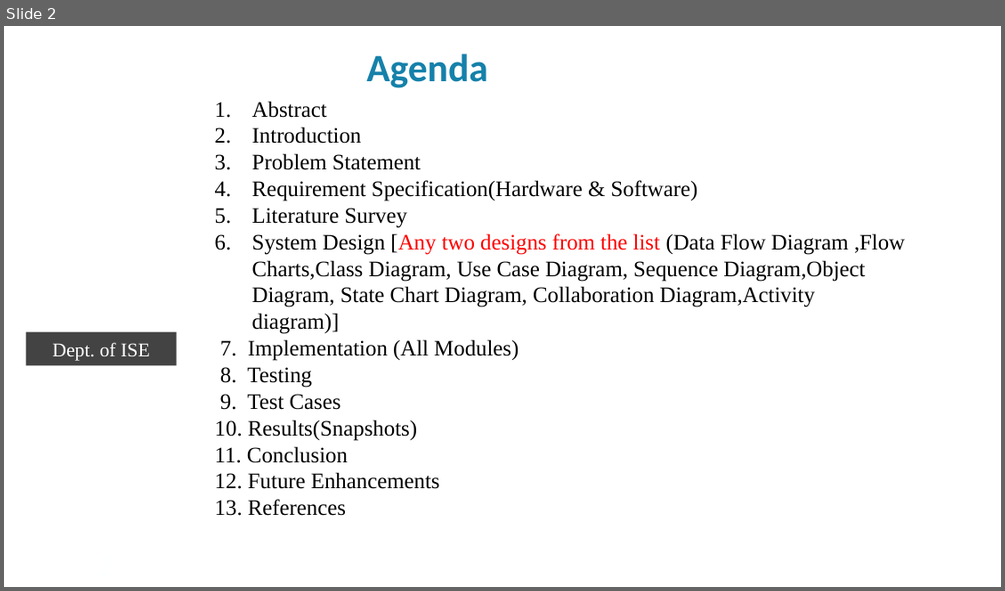
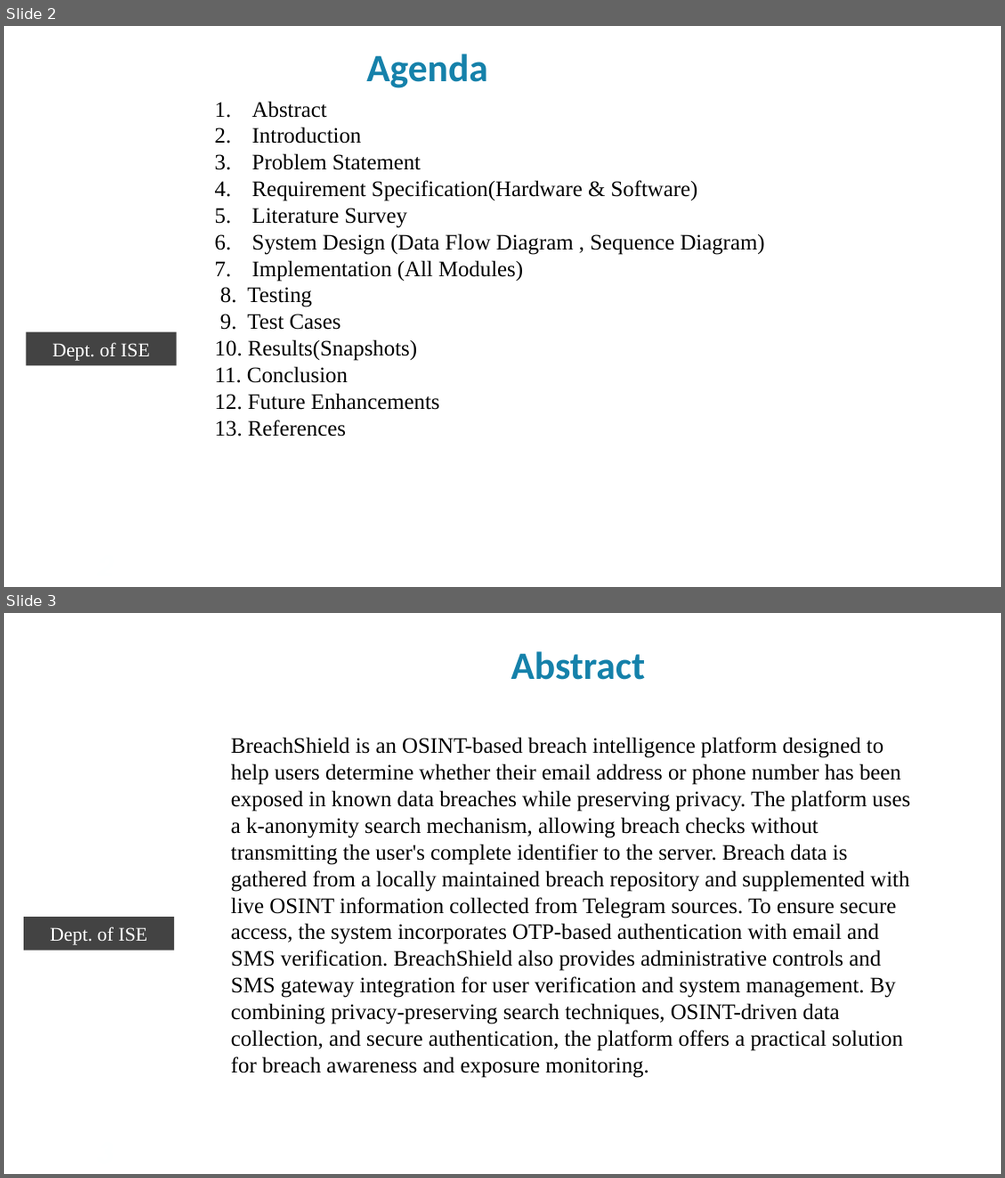
Before and after one commit to premkumarteli/OSINT-BreachShield, a slide deck: docs/Phase2/Final_presentation2 format 2026-27_BLANK_TEMPLATE.pptx. Shown one above the other, each under a label of ours: slide 2 before the commit, slides 2 and 3 after it. The pictures are 1005x591 and 1005x1178 pixels, drawn with LibreOffice and Linux fonts; fonts in the diff are those of the drawing; background and template pictures are left out. Boxes give left, top, right and bottom in pixels: in the first picture for what was removed or moved away, otherwise in the second. Text is boxed around its words. In the diff, an @@ line names an element or a change of style, - is before the commit and + after.

```diff
--- a/docs/Phase2/Final_presentation2 format 2026-27_BLANK_TEMPLATE.pptx
+++ b/docs/Phase2/Final_presentation2 format 2026-27_BLANK_TEMPLATE.pptx
@@ slide 3 added at (x1=4, y1=613, x2=1001, y2=1174), background #FFFFFF @@
@@ title added at (x1=511, y1=651, x2=646, y2=680), 28 pt, text #1581AA, bold @@
+Abstract
@@ text added at (x1=231, y1=737, x2=910, y2=1078), 16 pt, text #000000 @@
+BreachShield is an OSINT-based breach intelligence platform designed to help users determine whether their email address or phone number has been exposed in known data breaches while preserving privacy. The platform uses a k-anonymity search mechanism, allowing breach checks without transmitting the user's complete identifier to the server. Breach data is gathered from a locally maintained breach repository and supplemented with live OSINT information collected from Telegram sources. To ensure secure access, the system incorporates OTP-based authentication with email and SMS verification. BreachShield also provides administrative controls and SMS gateway integration for user verification and system management. By combining privacy-preserving search techniques, OSINT-driven data collection, and secure authentication, the platform offers a practical solution for breach awareness and exposure monitoring.
@@ page number added at (x1=347, y1=897, x2=362, y2=936), 20 pt, text #FEFFFF @@
+3
@@ rectangle added at (x1=24, y1=917, x2=175, y2=951), fill #434343, 14 pt, text #FFFFFF @@
+Dept. of ISE
@@ page number added at (x1=60, y1=1137, x2=123, y2=1167), 20 pt, text #FEFFFF, bold, italic @@
+3
@@ slide 2 changed as well @@
@@ text at (x1=252, y1=233, x2=765, y2=281): text changed @@
-6. System Design [Any two designs from the list (Data Flow Diagram ,Flow Charts,Class Diagram, Use Case Diagram, Sequence Diagram,Object Diagram, State Chart Diagram, Collaboration Diagram,Activity diagram)]
-7. Implementation (All Modules)
+6. System Design (Data Flow Diagram , Sequence Diagram)
+7. Implementation (All Modules)
```
Also in this commit, not shown: 9 other slides changed, 10 other slides added, 4 slides removed, 5 other files.
